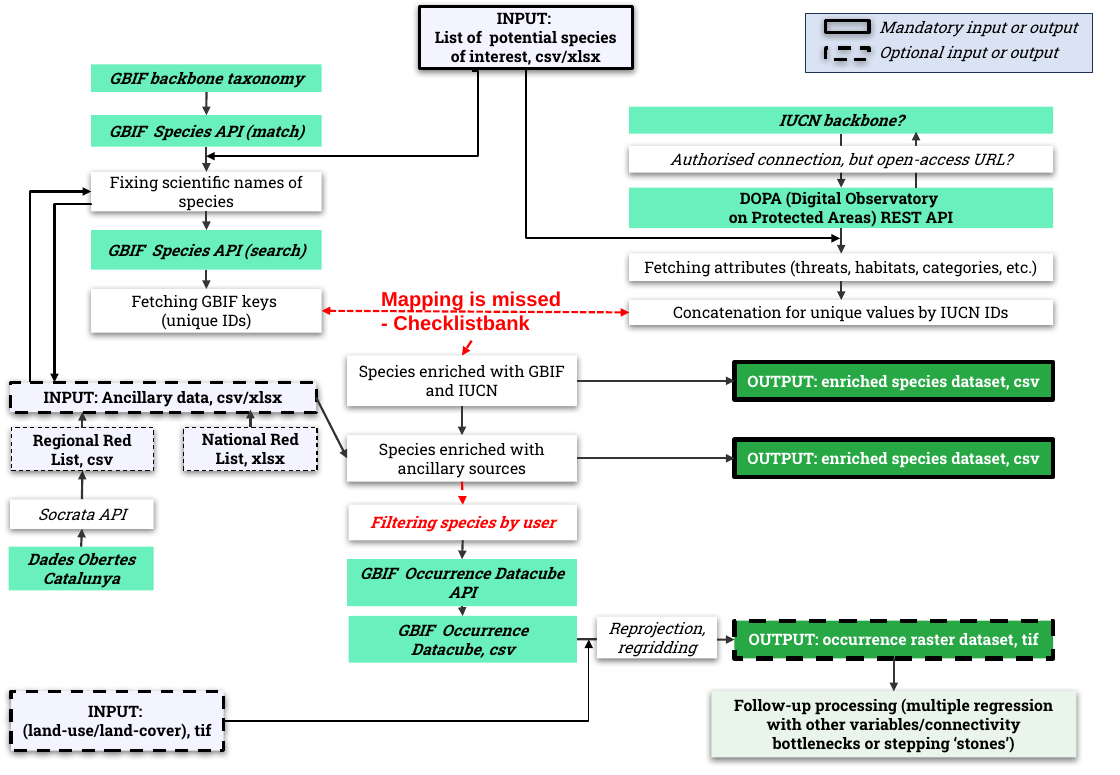
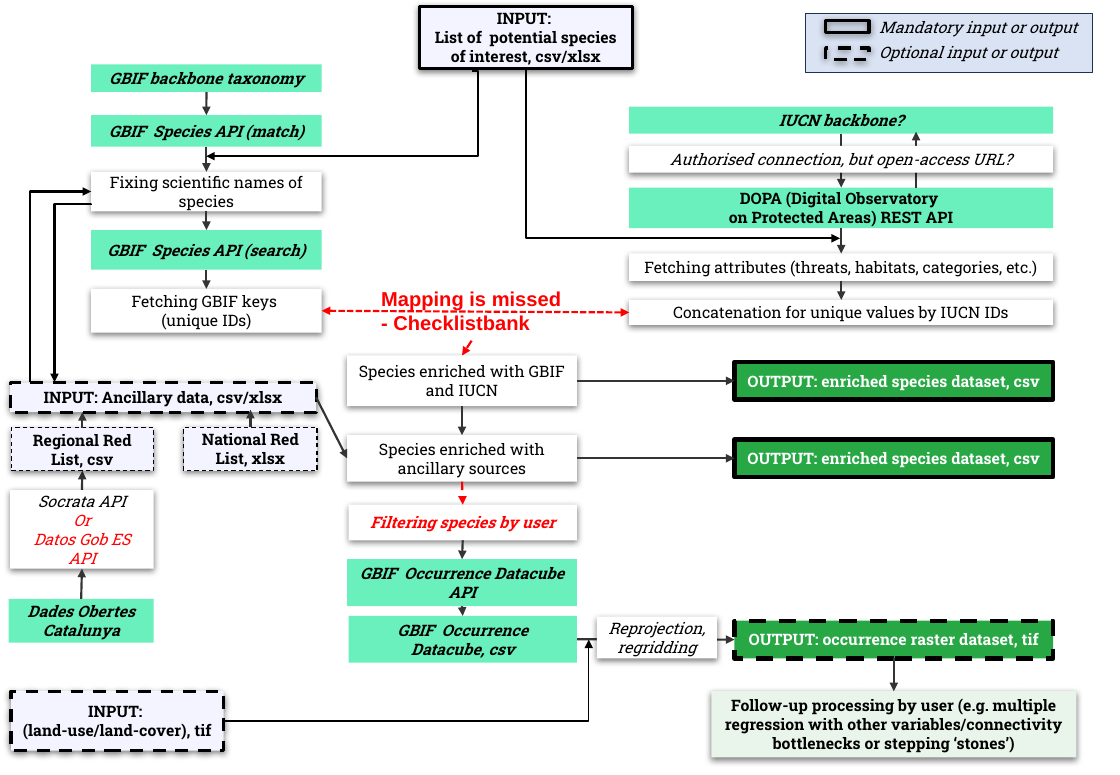
Before and after one commit to AD4GD/pilot-2-gbif-iucn, a slide deck: slide 1 of visualisation/workflow.pptx. Drawn at 1120x775 pixels with LibreOffice and Linux fonts; fonts in the diff are those of the drawing. Boxes give left, top, right and bottom in pixels: in the first picture for what was removed or moved away, otherwise in the second. Text is boxed around its words. In the diff, an @@ line names an element or a change of style, - is before the commit and + after.

```diff
--- a/visualisation/workflow.pptx
+++ b/visualisation/workflow.pptx
@@ arrow moved from (82, 500) - (83, 472) to (82, 490) - (83, 472) @@
@@ rectangle "Socrata API" resized from (x1=10, y1=500, x2=154, y2=529) to (x1=10, y1=490, x2=154, y2=569) @@
@@ text in rectangle at (x1=34, y1=514, x2=130, y2=569): paragraphs added @@
+Or
+Datos Gob ES API
@@ arrow moved from (82, 547) - (82, 529) to (82, 600) - (82, 569) @@
@@ rectangle "Dades Obertes Catalunya" moved from (x1=8, y1=547, x2=153, y2=591) to (x1=8, y1=600, x2=153, y2=643) @@
@@ text in rectangle at (x1=725, y1=699, x2=1062, y2=753): text changed @@
-Follow-up processing (multiple regression with other variables/connectivity bottlenecks or stepping ‘stones’)
+Follow-up processing by user (e.g. multiple regression with other variables/connectivity bottlenecks or stepping ‘stones’)
```
Also in this commit, not shown: 4 other files.
